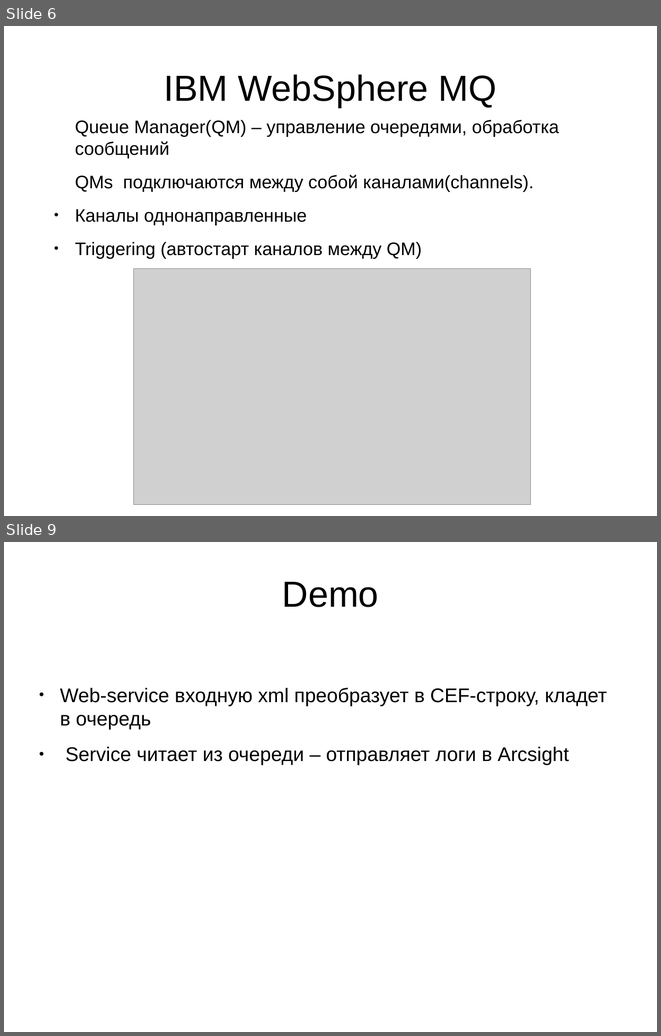
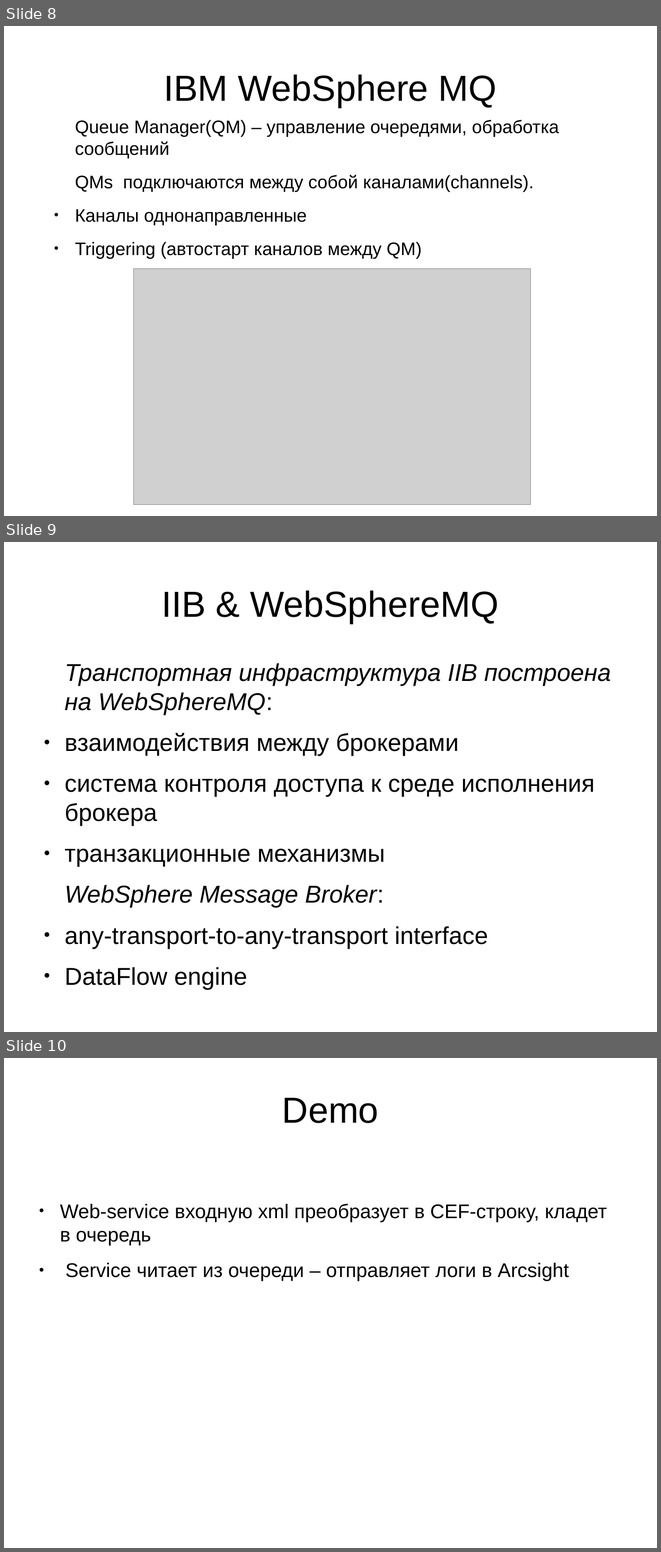
Before and after one commit to demonh1/wb, a slide deck: doc/iib_pr_for_eq.odp. Shown one above the other, each under a label of ours: slides 6 and 9 before the commit, slides 8, 9 and 10 after it; the slides between them are not shown. The pictures are 661x1036 and 661x1552 pixels, drawn with LibreOffice and Linux fonts; fonts in the diff are those of the drawing; grey boxes stand for pictures. Boxes give left, top, right and bottom in pixels: in the first picture for what was removed or moved away, otherwise in the second. Text is boxed around its words. In the diff, an @@ line names an element or a change of style, - is before the commit and + after.

```diff
--- a/doc/iib_pr_for_eq.odp
+++ b/doc/iib_pr_for_eq.odp
@@ slide 9 added at (x1=4, y1=542, x2=657, y2=1032), background #FFFFFF @@
@@ title added at (x1=161, y1=590, x2=498, y2=623), 44 pt, text #000000 @@
+IIB & WebSphereMQ
@@ text added at (x1=64, y1=663, x2=611, y2=949), 29.6 pt, text #000000 @@
+Транспортная инфраструктура IIB построена на WebSphereMQ:
+● взаимодействия между брокерами
+● система контроля доступа к среде исполнения брокера
+● транзакционные механизмы
+WebSphere Message Broker:
+● any-transport-to-any-transport interface
+● DataFlow engine
@@ what was slide 6 is now slide 8 @@
@@ what was slide 9 is now slide 10 @@
```
Also in this commit, not shown: 2 slides changed.
